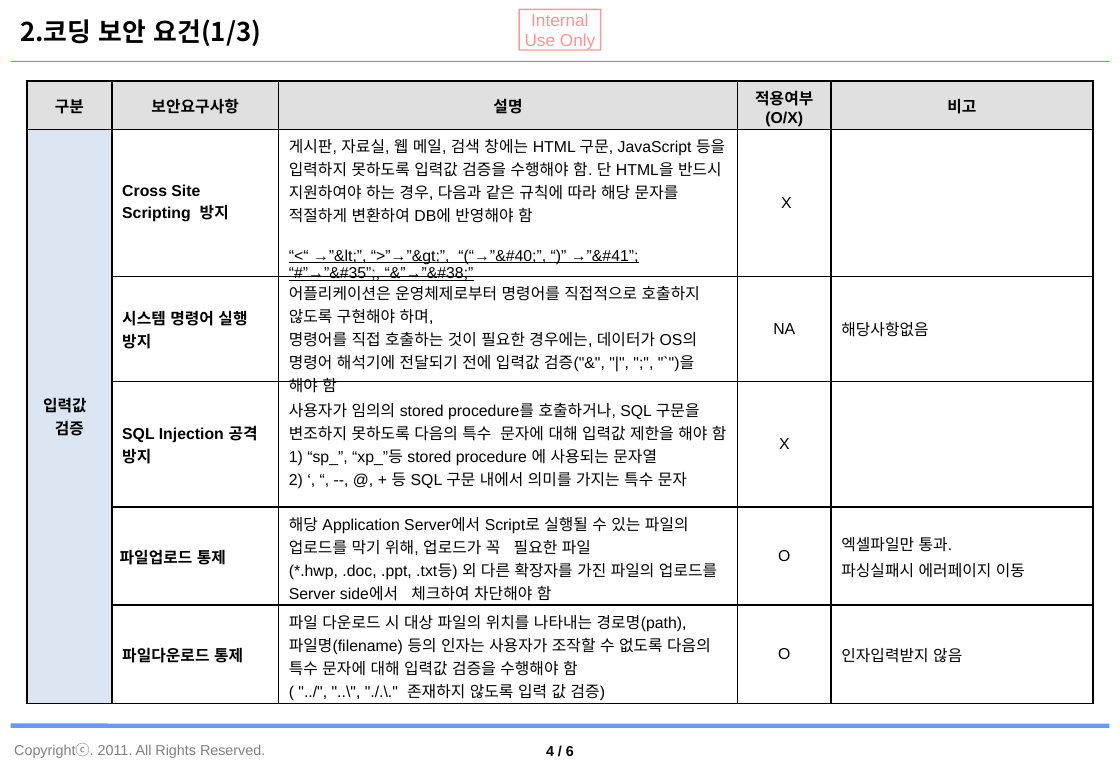
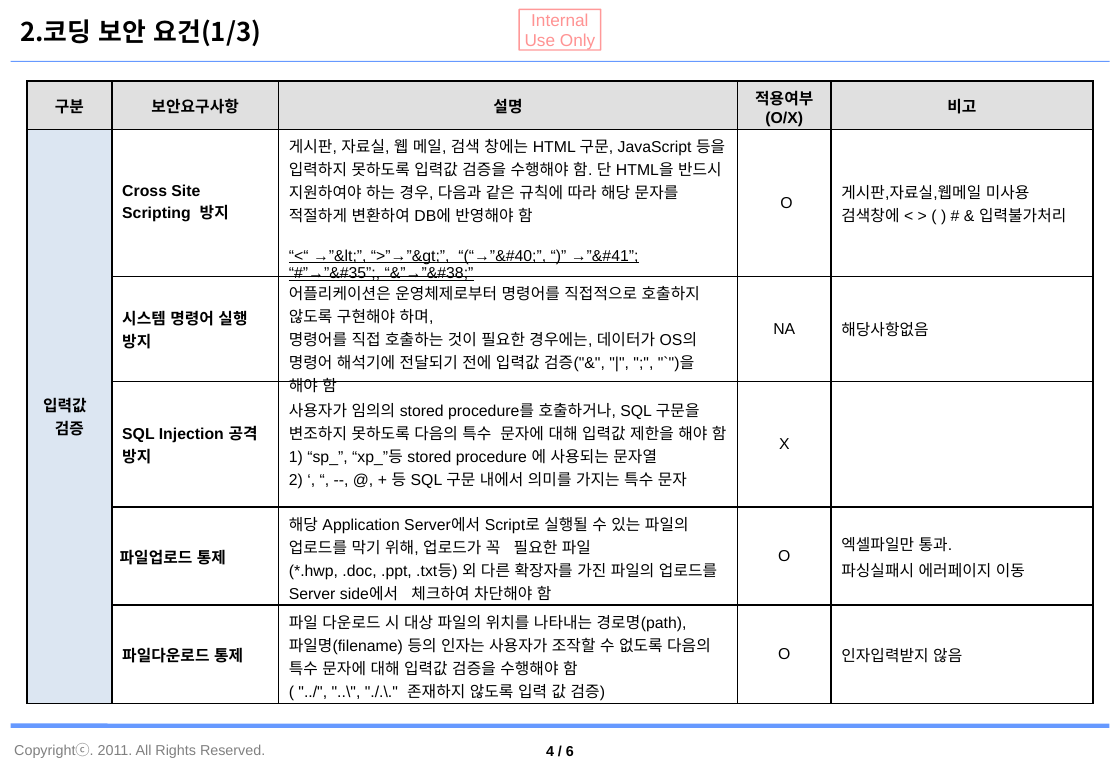
Before and after one commit to jaeyong1/stockmgmt, a slide deck: slide 5 of documents/자재관리시스템_보안점검 결과서.pptx. Drawn at 1120x775 pixels with LibreOffice and Linux fonts; fonts in the diff are those of the drawing; background and template pictures are left out. Boxes give left, top, right and bottom in pixels: in the first picture for what was removed or moved away, otherwise in the second. Text is boxed around its words. In the diff, an @@ line names an element or a change of style, - is before the commit and + after.

```diff
--- a/documents/자재관리시스템_보안점검 결과서.pptx
+++ b/documents/자재관리시스템_보안점검 결과서.pptx
@@ table at [27, 81, 1092, 705] @@
-row 2, column 4: X
+row 2, column 4: O
-row 2, column 5: 
+row 2, column 5: 게시판,자료실,웹메일 미사용 / 검색창에 < > ( ) # & 입력불가처리
```
Also in this commit, not shown: 2 other files.
